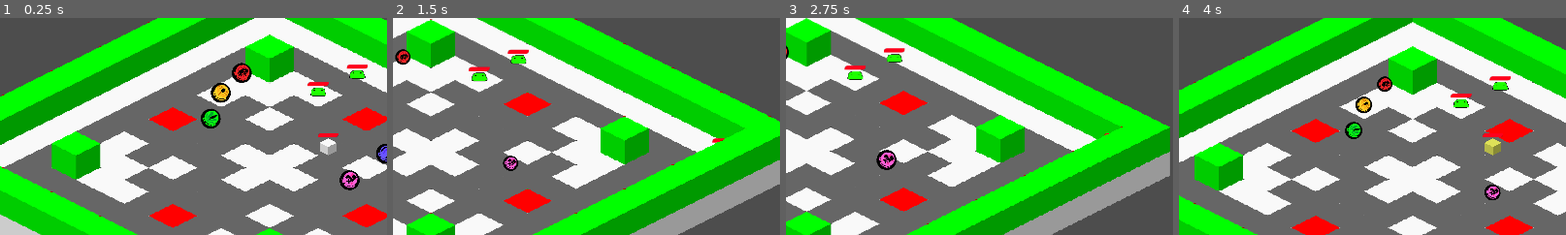
Above: before the commit, frames 1-4 (left to right).
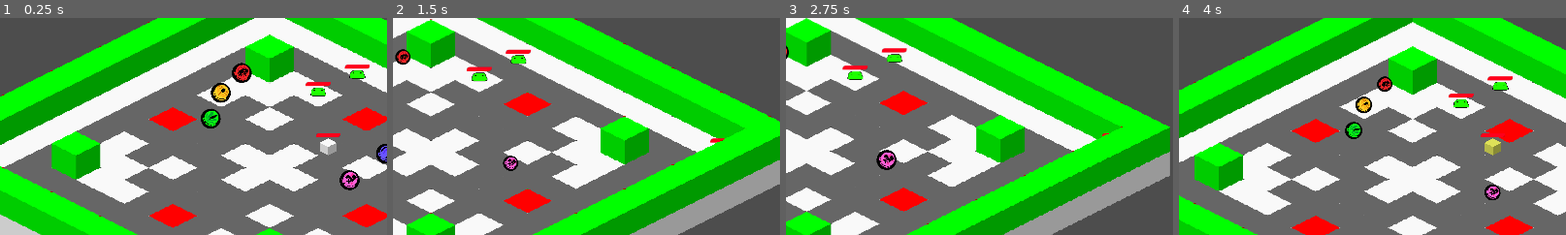
Above: after the commit, the same moments.

Repository: RexRoTheRacingCar/Game_Dev_Level_3
Game: Godot game, scene res://scenes/main/game.tscn
Same seed, same stepped clock (60 frames per second), same inputs: the game is played once before the commit and once after it.
Inputs (mouse positions are % of the whole screen's width and height, from its top left):
- Up to frame 1 (0.25 s): no input
- Up to frame 2 (1.5 s): move the mouse to (72, 45) at 0.52 s; hold D (right) 0.53-1.28 s; tap Space (dash) at 0.6 s; move the mouse to (30, 55) at 1.27 s; hold S (down) from 1.28 s (still down); click (30, 55) at 1.35 s
- Up to frame 3 (2.75 s): move the mouse to (60, 28) at 2.02 s; release S (down) at 2.03 s; hold D (right) from 2.03 s (still down); tap Space (dash) at 2.1 s
- Up to frame 4 (4 s): move the mouse to (45, 70) at 2.77 s; release D (right) at 2.78 s; hold W (up) 2.78-3.53 s; click (45, 70) at 2.85 s; move the mouse to (80, 65) at 3.52 s; hold A (left) from 3.53 s (still down); tap Space (dash) at 3.6 s
The pictures show only the part of the screen within x 10-60%, y 19-69%; the shares and areas given below are measured in that part.

The runs differ from the first frame. In frame 1, less than 0.1% of the frame differs, in the area x 78-96%, y 21-55%; in frame 2, less than 0.1%; in frame 3, less than 0.1%; in frame 4, less than 0.1%, in the area x 69-87%, y 26-55%.

Commit message:
Nothing really
Nothing really was added

Diff:
--- a/game_level_3/scenes/main/game.tscn
+++ b/game_level_3/scenes/main/game.tscn
@@ -67,26 +67,21 @@
 [node name="StatUpgrade" parent="TestStatFolder" instance=ExtResource("1_t5vvw")]
 position = Vector2(-61, -154)
 upgrade = ExtResource("5_s2l54")
-needs_update = true
 
 [node name="StatUpgrade2" parent="TestStatFolder" instance=ExtResource("1_t5vvw")]
 position = Vector2(-9, -203)
-needs_update = true
 
 [node name="StatUpgrade3" parent="TestStatFolder" instance=ExtResource("1_t5vvw")]
 position = Vector2(-86, -90)
 upgrade = ExtResource("6_jvxss")
-needs_update = true
 
 [node name="StatUpgrade4" parent="TestStatFolder" instance=ExtResource("1_t5vvw")]
 position = Vector2(348, -3)
 upgrade = ExtResource("7_1iayt")
-needs_update = true
 
 [node name="StatUpgrade5" parent="TestStatFolder" instance=ExtResource("1_t5vvw")]
 position = Vector2(258, 63)
 upgrade = ExtResource("8_6blog")
-needs_update = true
 
 [node name="TestEnemy" parent="." instance=ExtResource("5_qtw52")]
 position = Vector2(180, -162)
--- a/game_level_3/scripts/components/health_component.gd
+++ b/game_level_3/scripts/components/health_component.gd
@@ -50,5 +50,6 @@
 	max_health = new_value
 
 	if health_bar:
-		health_bar.size.x = 40 + (max_health / 2)
+		@warning_ignore("integer_division")
+		health_bar.size.x = 50 + (max_health / 2)
 		health_bar.position.x = -health_bar.size.x / 2
